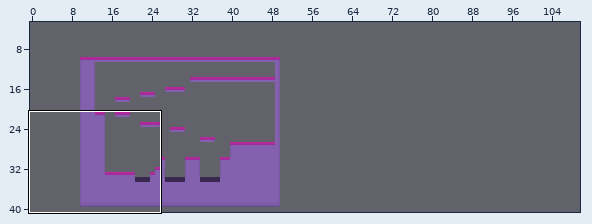
Level history. Tiled map: GXPEngine2023c/GXPEngine/bin/Debug/Level 0.tmx. The picture above shows the old version from afar; the outline marks the close-up.
Close-up. Before the commit:
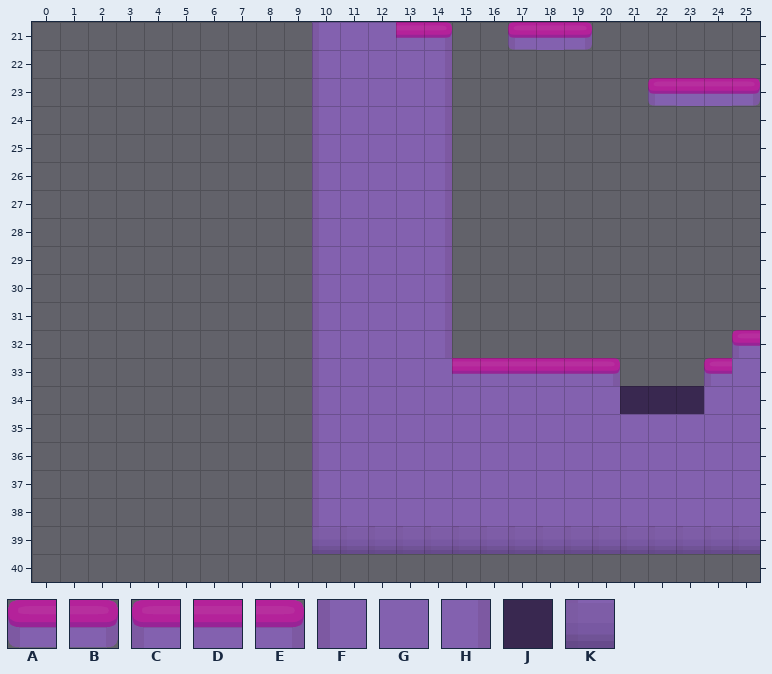
Cells are 64x64 px. Shown: x 0..25, y 21..40. The commit also changed other parts of the map, which this record leaves out. The old version is drawn lined up with the new one.
Key: from "Tileset": A 0, B 2, C 3, D 4, E 5, F 12, G 13, H 14, J 16, K 21.
_ is an empty cell.
Layer "Tile Layer 1" before, first column x 0:
21 __________FGGDE__ADB______
22 __________FGGGH___________
23 __________FGGGH_______ADDB
24 __________FGGGH___________
25 __________FGGGH___________
26 __________FGGGH___________
27 __________FGGGH___________
28 __________FGGGH___________
29 __________FGGGH___________
30 __________FGGGH___________
31 __________FGGGH___________
32 __________FGGGH__________C
33 __________FGGGGDDDDDE___CG
34 __________FGGGGGGGGGGJJJGG
35 __________FGGGGGGGGGGGGGGG
36 __________FGGGGGGGGGGGGGGG
37 __________FGGGGGGGGGGGGGGG
38 __________FGGGGGGGGGGGGGGG
39 __________KKKKKKKKKKKKKKKK
40 __________________________
The same view after the edit:
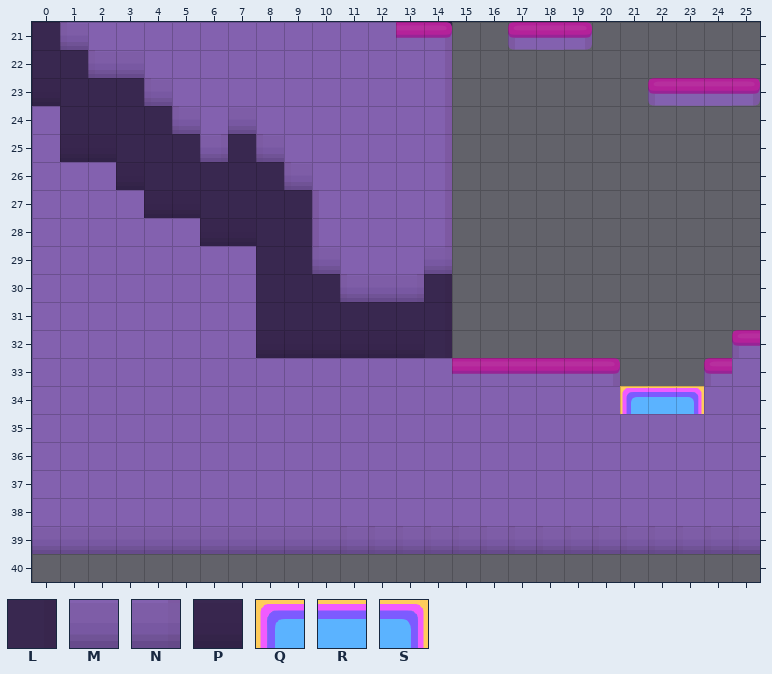
Further tiles: from "Tileset": L 17, M 22, N 23, P 25, Q 33, R 34, S 35.
Tiles of an added or newly shown layer are drawn over the layers below it.
The edit:
Changed rows in their new state; . is an unchanged cell.
map size 40x30 -> 130x40 cells (old content now starts at 10,10; both pictures use the new coordinates)
Layer "backg" (added):
first column x 0:
21 J..............
22 JJ.............
23 PJJJ...........
24 .JJJJ..........
25 .PPJJJ.J.......
26 ...PJJJJJ......
27 ....PPJJJJ.....
28 ......PPJJ.....
29 ........JJ.....
30 ........JJJ...L
31 ........JJJJJJL
32 ........PPPPPPL
Layer "Tile Layer 1":
first column x 0:
21 .KGGGGGGGG..............
22 ..KMGGGGGG..............
23 ....KGGGGG..............
24 G....KGMGG..............
25 G.....N.KG..............
26 GGG......K..............
27 GGGG....................
28 GGGGGG..................
29 GGGGGGGG..K...N.........
30 GGGGGGGG.._KMN_.........
31 GGGGGGGG.._____.........
32 GGGGGGGG.._____.........
33 GGGGGGGGGG..............
34 GGGGGGGGGG...........QRS
35 GGGGGGGGGG..............
36 GGGGGGGGGG..............
37 GGGGGGGGGG..............
38 GGGGGGGGGG..............
39 MMMMMMMMMM..............
Changed places in both close-ups, as pixel boxes (x1, y1, x2, y2):
changed: (32, 22, 452, 554)
changed: (620, 386, 704, 414)
